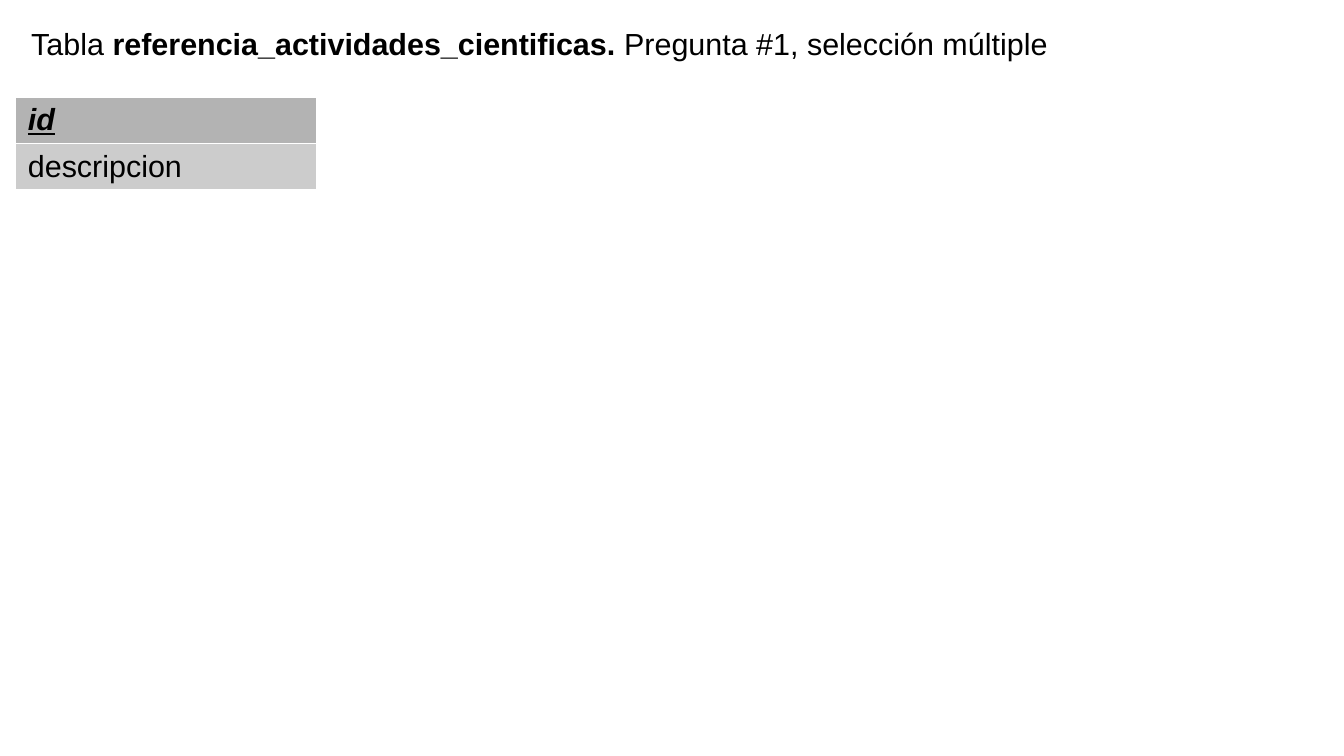
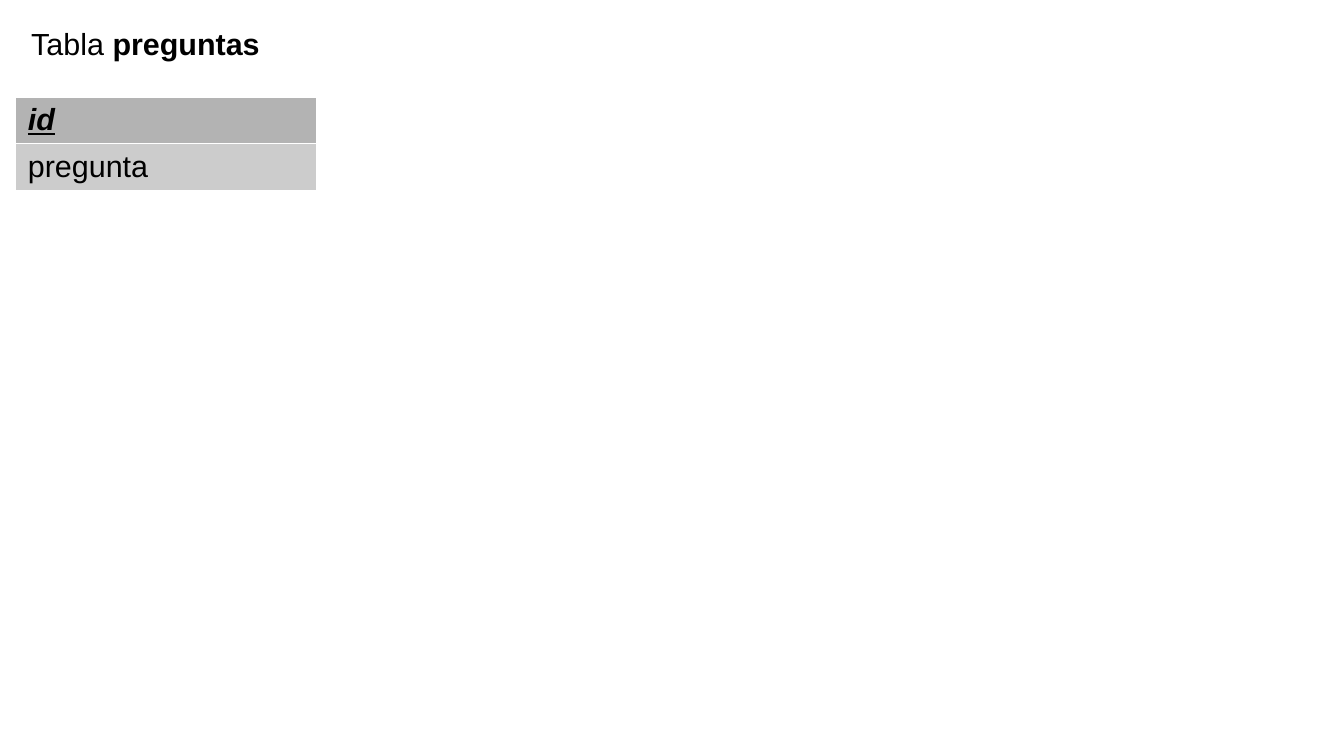
Before and after one commit to laar19/encuesta, a slide deck: slide 4 of 1 documentation/tablas.odp (slide 7 before the commit). Drawn at 1344x756 pixels with LibreOffice and Linux fonts; fonts in the diff are those of the drawing. Boxes give left, top, right and bottom in pixels: in the first picture for what was removed or moved away, otherwise in the second. Text is boxed around its words. In the diff, an @@ line names an element or a change of style, - is before the commit and + after.

```diff
--- a/1 documentation/tablas.odp
+++ b/1 documentation/tablas.odp
@@ text removed at (31, 32, 1047, 61) @@
-Tabla referencia_actividades_cientificas. Pregunta #1, selección múltiple
@@ text added at (31, 33, 260, 61), 18 pt, text #000000, bold @@
+Tabla preguntas
@@ table at (16, 98, 317, 190) @@
-row 2, column 1: descripcion
+row 2, column 1: pregunta
```
Also in this commit, not shown: 9 slides added, 29 slides removed, 52 other files.
